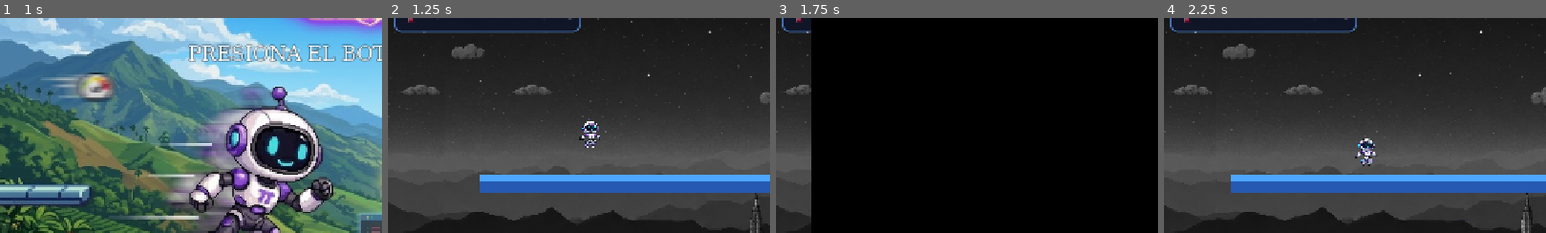
Above: before the commit, frames 1-4 (left to right).
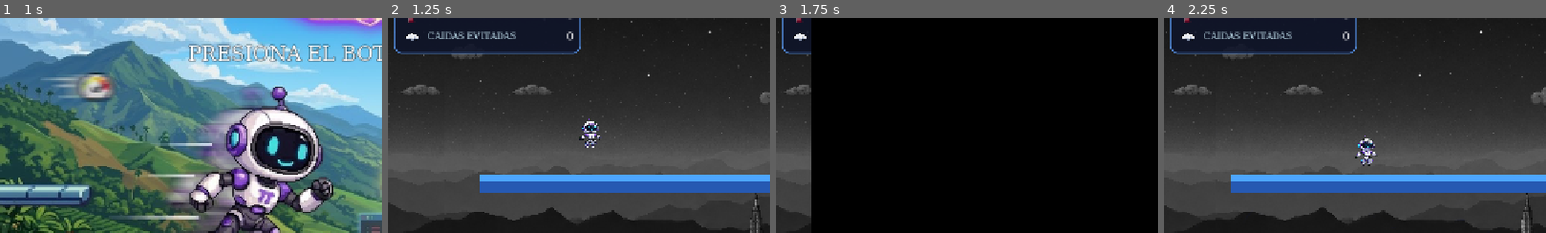
Above: after the commit, the same moments.

Repository: CentroCFJC/TalentoTech_VideoGame
Game: Godot game, scene res://scenes/Main.tscn
Two runs of this game, one before a commit and one after it. Both use one fixed random seed, a clock stepped at 60 frames per second and the inputs below.
Inputs (mouse positions are % of the whole screen's width and height, from its top left):
- Up to frame 1 (1 s): tap Enter (ui_accept) at 0.5 s; move the mouse to (72, 45) at 0.52 s; hold Space (jump) from 0.53 s (still down); click (72, 45) at 0.67 s
- Up to frame 2 (1.25 s): keep holding Space (jump)
- Up to frame 3 (1.75 s): move the mouse to (30, 55) at 1.27 s; release Space (jump) at 1.28 s; tap V at 1.35 s; click (30, 55) at 1.42 s; tap Space (jump) at 1.52, 1.55 s
- Up to frame 4 (2.25 s): tap Space (jump) at 1.82 s; move the mouse to (60, 28) at 2.02 s; hold Space (jump) from 2.03 s (still down); tap P at 2.1 s; click (60, 28) at 2.17 s
The pictures show only the part of the screen within x 0-50%, y 24-74%; the shares and areas given below are measured in that part.

Frame 1 is identical in both runs. In frame 2, 2.1% of the frame differs, in the area x 1-51%, y 3-17%; in frame 3, 0.3%; in frame 4, 2.1%.

Commit message:
feat: Add falls prevention tracking and HUD display

Diff:
--- a/scripts/GameManager.gd
+++ b/scripts/GameManager.gd
@@ -8,6 +8,7 @@
 signal keys_changed(count: int)
 signal bugs_eliminated_changed(count: int)
 signal servers_secured_changed(count: int)
+signal falls_prevented_changed(count: int)
 signal max_stacks_changed(value: int)
 
 # Game states
@@ -31,6 +32,7 @@
 # Per-run statistics
 var bugs_eliminated: int = 0
 var servers_secured: int = 0
+var falls_prevented: int = 0
 
 # Power-up stack system
 const POWERUP_TYPES := ["cloud", "code", "cpu"]
@@ -98,6 +100,7 @@
 	keys_collected = 0
 	bugs_eliminated = 0
 	servers_secured = 0
+	falls_prevented = 0
 	ResetAllStacks()
 	# Reinicia la configuracion de dificultad para esta nueva partida; el
 	# selector de dificultad volvera a aparecer una unica vez al inicio.
@@ -107,6 +110,7 @@
 	score_changed.emit(score)
 	bugs_eliminated_changed.emit(bugs_eliminated)
 	servers_secured_changed.emit(servers_secured)
+	falls_prevented_changed.emit(falls_prevented)
 	current_state = State.PLAYING
 	state_changed.emit(current_state)
 	_is_transitioning = false
@@ -171,6 +175,7 @@
 	keys_collected = 0
 	bugs_eliminated = 0
 	servers_secured = 0
+	falls_prevented = 0
 	ResetAllStacks()
 	if DifficultyManager:
 		DifficultyManager.reset()
@@ -178,6 +183,7 @@
 	score_changed.emit(score)
 	bugs_eliminated_changed.emit(bugs_eliminated)
 	servers_secured_changed.emit(servers_secured)
+	falls_prevented_changed.emit(falls_prevented)
 	current_state = State.PLAYING
 	state_changed.emit(current_state)
 	_is_transitioning = false
@@ -195,6 +201,13 @@
 		return
 	servers_secured += 1
 	servers_secured_changed.emit(servers_secured)
+
+## Increment per-run fall prevention counter (Arquitectura en la nube skill)
+func add_fall_prevented() -> void:
+	if current_state != State.PLAYING:
+		return
+	falls_prevented += 1
+	falls_prevented_changed.emit(falls_prevented)
 
 # ── Power-Up Stack System ──────────────────────────────────────
 
--- a/scripts/HUD.gd
+++ b/scripts/HUD.gd
@@ -38,6 +38,7 @@
 var _progress_best_value: Label = null
 var _progress_bugs_value: Label = null
 var _progress_servers_value: Label = null
+var _progress_falls_value: Label = null
 
 # SkillUp rows — maps powerup type → SkillUpRowData
 var _skillup_rows: Dictionary = {}
@@ -73,6 +74,7 @@
 const ICON_SCORE: String = "res://assets/powerups/score.png"
 const ICON_BUG: String = "res://assets/bug/walk/frame_017.png"
 const ICON_SERVER: String = "res://assets/server/server_red.png"
+const ICON_FALL: String = "res://assets/clouds/cloud.png"
 const ICON_CODE: String = "res://assets/powerups/powerup_code.png"
 const ICON_CPU: String = "res://assets/powerups/powerup_cpu.png"
 const ICON_CLOUD: String = "res://assets/powerups/powerup_cloud.png"
@@ -119,6 +121,7 @@
 	GameManager.keys_changed.connect(_on_keys_changed)
 	GameManager.bugs_eliminated_changed.connect(set_bugs_eliminated)
 	GameManager.servers_secured_changed.connect(set_servers_secured)
+	GameManager.falls_prevented_changed.connect(set_falls_prevented)
 	GameManager.max_stacks_changed.connect(_on_max_stacks_changed)
 
 	_setup_progress_panel()
@@ -215,6 +218,7 @@
 		_progress_best_value.text = "%d" % GameManager.best_score
 	set_bugs_eliminated(GameManager.bugs_eliminated)
 	set_servers_secured(GameManager.servers_secured)
+	set_falls_prevented(GameManager.falls_prevented)
 	_connect_player_signal()
 
 func _show_game_over() -> void:
@@ -378,7 +382,7 @@
 	_progress_panel.offset_left   = 10
 	_progress_panel.offset_top    = 10
 	_progress_panel.offset_right  = 270
-	_progress_panel.offset_bottom = 190
+	_progress_panel.offset_bottom = 215
 
 	var vbox := VBoxContainer.new()
 	vbox.add_theme_constant_override("separation", 0)
@@ -406,6 +410,10 @@
 	var servers_row := _create_stat_row("SERVIDORES ASEGURADOS", ICON_SERVER, Color(0.55, 0.85, 1.0))
 	_progress_servers_value = servers_row.value_label
 	vbox.add_child(servers_row.row)
+
+	var falls_row := _create_stat_row("CAIDAS EVITADAS", ICON_FALL, Color.WHITE)
+	_progress_falls_value = falls_row.value_label
+	vbox.add_child(falls_row.row)
 
 func _create_stat_row(name_text: String, icon_path: String, icon_color: Color, icon_size: Vector2 = Vector2(24, 24), icon_offset: Vector2 = Vector2.ZERO) -> StatRow:
 	var row := HBoxContainer.new()
@@ -445,6 +453,10 @@
 func set_servers_secured(value: int) -> void:
 	if _progress_servers_value:
 		_progress_servers_value.text = "%d" % value
+
+func set_falls_prevented(value: int) -> void:
+	if _progress_falls_value:
+		_progress_falls_value.text = "%d" % value
 
 # ── Key panel — top-center ────────────────────────────────────
 
@@ -898,8 +910,11 @@
 	)
 
 	if _key_panel and is_instance_valid(_key_panel):
-		_key_panel.show()
-		update_key_panel()
+		# En game over/death el panel superior-central debe permanecer oculto;
+		# la informacion de campistas ya se muestra en el panel de fin de partida.
+		if GameManager.current_state != GameManager.State.DEAD and GameManager.current_state != GameManager.State.GAME_OVER:
+			_key_panel.show()
+			update_key_panel()
 
 func _on_video_finished() -> void:
 	# The video ended naturally: close it immediately so the background is
@@ -938,8 +953,11 @@
 	if _logo_panel and is_instance_valid(_logo_panel):
 		_logo_panel.show()
 	if _key_panel and is_instance_valid(_key_panel):
-		_key_panel.show()
-		update_key_panel()
+		# En game over/death el panel superior-central debe permanecer oculto;
+		# la informacion de campistas ya se muestra en el panel de fin de partida.
+		if GameManager.current_state != GameManager.State.DEAD and GameManager.current_state != GameManager.State.GAME_OVER:
+			_key_panel.show()
+			update_key_panel()
 
 func _play_background_transition() -> void:
 	_is_transitioning = true
--- a/scripts/Player.gd
+++ b/scripts/Player.gd
@@ -418,13 +418,14 @@
 ## el aterrizaje y evitar caer en un nuevo hueco.
 func _rescue_with_cloud() -> void:
 	GameManager.ConsumeStack("cloud")
+	GameManager.add_fall_prevented()
 	emit_signal("powerup_changed", "cloud", GameManager.GetStackCount("cloud"))
 	_update_skill_rings()
 	_spawn_rescue_cloud_visual()
 	# Rebote hacia arriba con altura suficiente para alcanzar plataformas.
 	velocity.y = RESCUE_BOUNCE_VELOCITY
-	# Doble salto disponible para ajustar el aterrizaje.
-	jumps_remaining = MAX_JUMPS
+	# Solo el segundo salto disponible: el rescate gasta el primer salto.
+	jumps_remaining = MAX_JUMPS - 1
 	coyote_timer = 0.0
 	jump_buffer_timer = 0.0
 	# Estado de rescate: inmunidad a bugs/servidores durante TODO el trayecto
